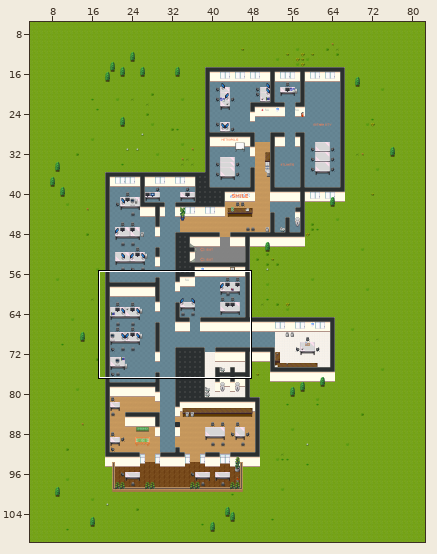
Two versions of a level (Tiled map (JSON), maps/lyon_agency.json). The first picture is a wide view before the edit; the outline marks the close-up.
Close-up. Old version:
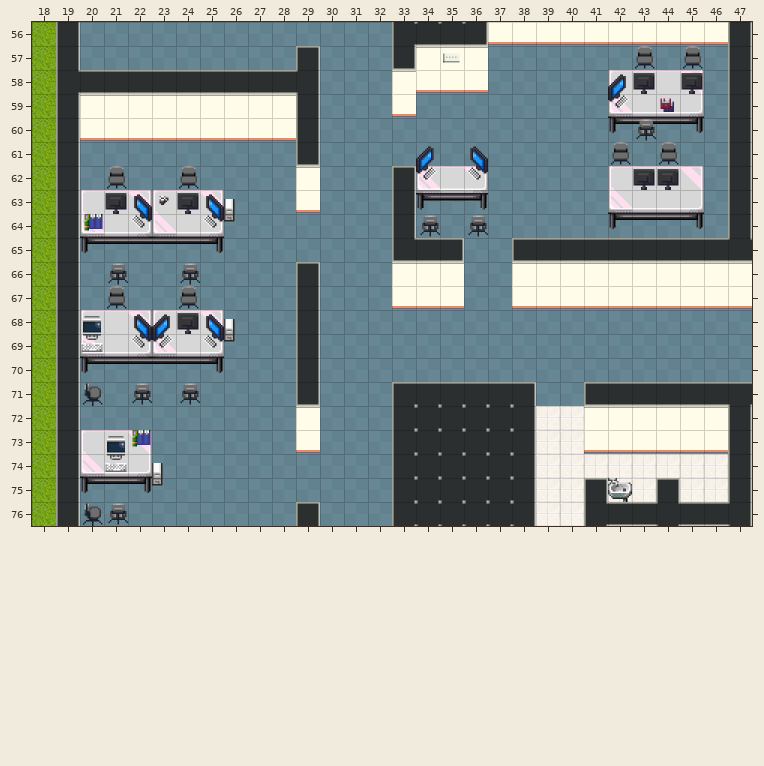
Cells are 32x32 px. Shown: x 18..47, y 56..76. The commit also changed other parts of the map, which this record leaves out.
Once edited:
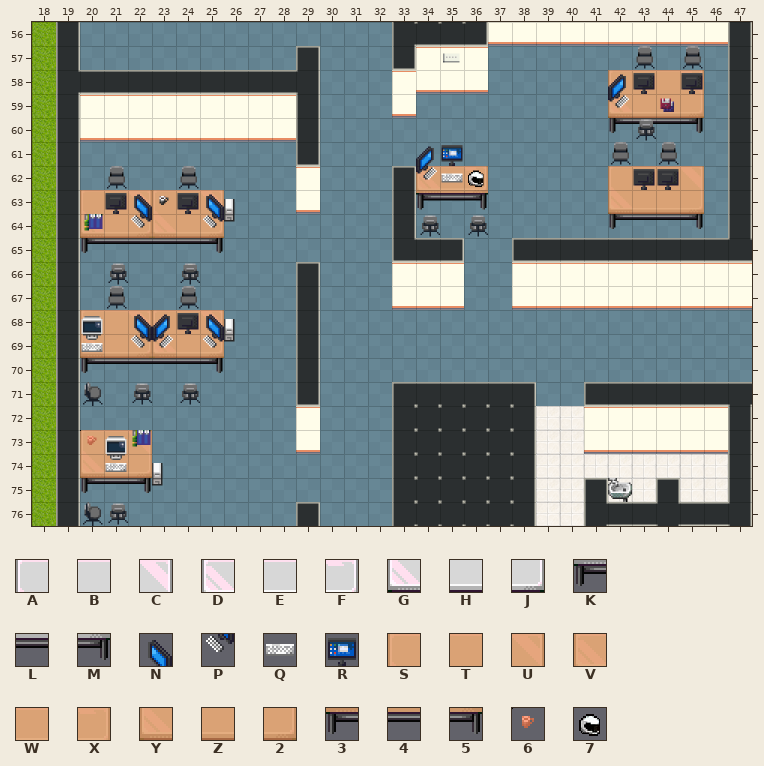
Key: from "office_1": A 152, B 153, C 154, D 155, E 156, F 157, G 168, H 169, J 170, K 171, L 172, M 173, N 190, P 206, Q 240, R 242; from "office_2": S 55, T 56, U 57, V 58, W 59, X 60, Y 68, Z 69, 2 70, 3 71, 4 72, 5 73, 6 105, 7 107.
_ is an empty cell.
Difference:
Layer "layer 1":
y 58: x 42..45 ABBC -> STTU
y 59: x 42..45 GHHJ -> YZZ2
y 62: x 34..36 DEF -> VWX; x 42..45 ABBC -> STTU
y 63: x 20..25 ABCABC -> STUSTU; x 34..36 KLM -> 345; x 42..45 GHHJ -> YZZ2
y 64: x 20..25 GHJGHJ -> YZ2YZ2
y 68: x 20..25 ABCABC -> STUSTU
y 69: x 20..25 GHJGHJ -> YZ2YZ2
y 73: x 20..22 ABC -> STU
y 74: x 20..22 GHJ -> YZ2
Layer "layer 2":
y 62: x 36 _ -> 7
y 73: x 20 _ -> 6
Layer "abovePlayer 1":
y 61: x 35..36 _N -> R_
y 62: x 35..36 _P -> Q_
Boxes around the changes in both close-ups, in picture pixels (x1, y1, x2, y2):
changed: (608, 70, 704, 118)
changed: (416, 145, 488, 193)
changed: (608, 166, 704, 214)
changed: (80, 190, 224, 238)
changed: (80, 310, 224, 358)
changed: (80, 430, 152, 478)
